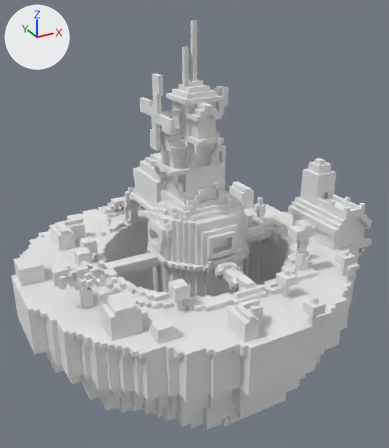
The OBJ model Assets/Models/Islands/Hub/Hub Island.obj, before and after one commit.
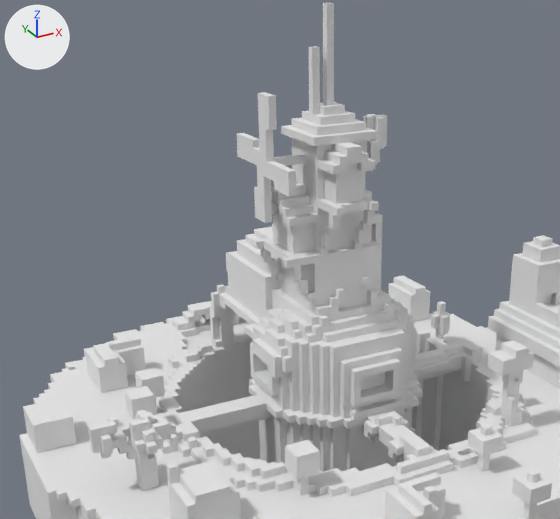
Old and new are each drawn whole from a 50 mm camera at (-1.23, -4.2, 12.33) aimed at (4.55, 6.31, 7.07) and again close up on the part from 0% to 85% of the width and 4% to 73% of the height. Every picture has the same lights, and +X, +Y and +Z are marked at upper left. Where no turn or scale is listed for an object, it has been applied to the vertices. Vertices at the same position are counted once.

Script lines for the objects in view, before the commit:
```python
me_untitled = bpy.data.meshes.new('Untitled')
me_untitled.from_pydata(...)  # 6018 vertices, 12184 faces; spans x 0.3..8.8, y 2.2..10.2, z 2.0..11.7
me_untitled.materials.append(mat_palette)  # white #e7e7e7
ob_untitled = bpy.data.objects.new('Untitled', me_untitled)
ob_untitled.location = (0.0, 0.0, 0.0)
```
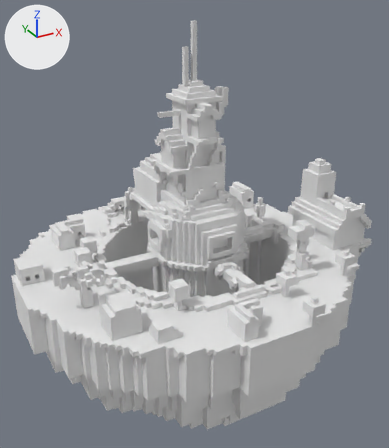
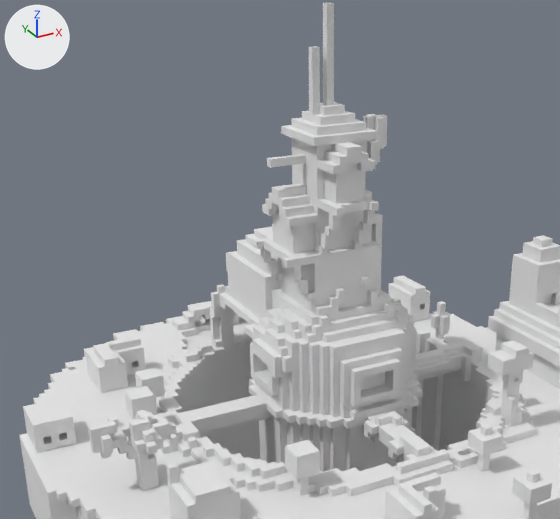
The newer file is also turned or shifted as a whole; pictures and numbers use the older file's frame.

Location of each change, (x1, y1, x2, y2) in pixels of the close-ups (560 x 519 px):
part 1 of me_untitled, built on
    before: (232, 310, 560, 519)
    after: (34, 354, 560, 519)
part 2 of me_untitled, deleted
    before: (237, 92, 296, 223)

The change in detail:
me_untitled is used by ob_untitled; location (0.0, 0.0, 0.0).
me_untitled had 6018 vertices, 12184 faces and spanned x 0.3..8.8, y 2.2..10.2, z 2.0..11.7.
me_untitled now has 6011 vertices, 12182 faces and spans x 0.3..8.8, y 2.2..10.2, z 2.0..11.7.
me_untitled part 1: 20 vertices removed from x 4.0..4.7, y 3.1..9.1, z 6.4..7.0; 75 vertices added at x 0.5..5.3, y 2.3..9.0, z 6.3..6.8.
me_untitled part 2: 84 vertices removed from x 3.5..3.6, y 5.4..6.9, z 9.1..10.7.
